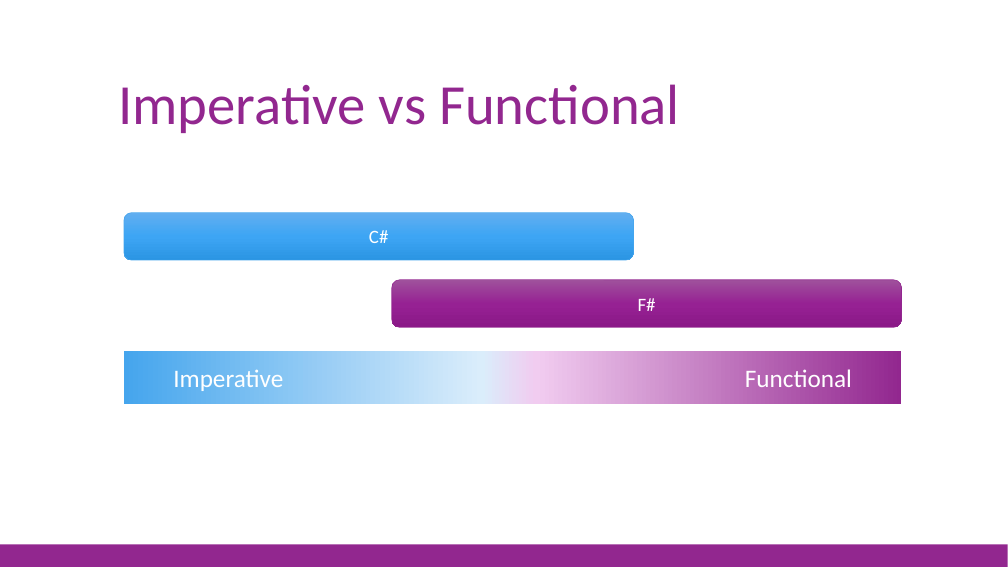
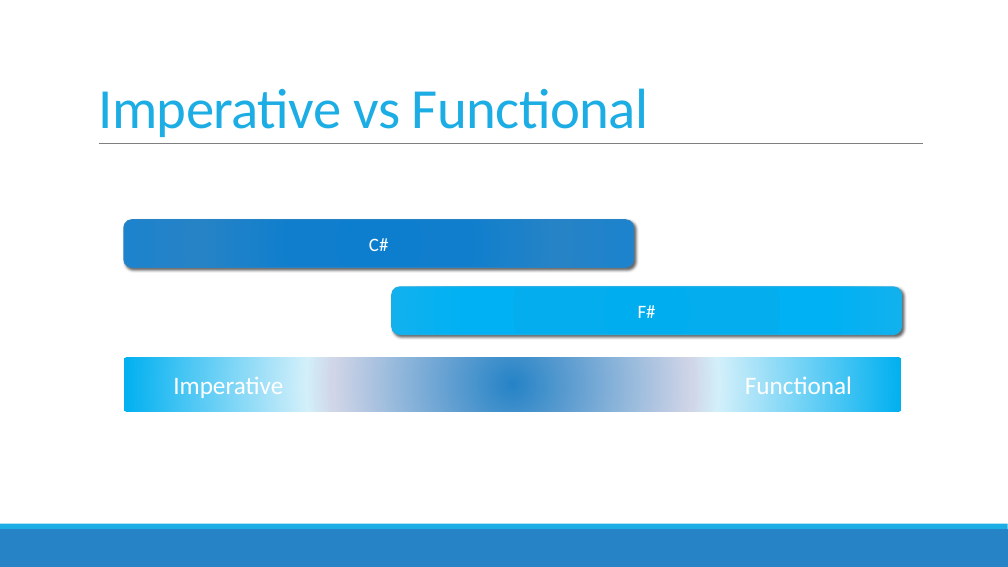
Before and after one commit to jorgef/fsharpworkshop, a slide deck: slide 11 of FSharpWorkshop_Slides.pptx (slide 13 before the commit). Drawn at 1008x567 pixels with LibreOffice and Linux fonts; fonts in the diff are those of the drawing. Boxes give left, top, right and bottom in pixels: in the first picture for what was removed or moved away, otherwise in the second. Text is boxed around its words. In the diff, an @@ line names an element or a change of style, - is before the commit and + after.

```diff
--- a/FSharpWorkshop_Slides.pptx
+++ b/FSharpWorkshop_Slides.pptx
@@ title "Imperative vs Functional": place and size @@
-title "Imperative vs Functional" at <box>118,84,680,133</box>
+title "Imperative vs Functional" at <box>98,88,649,137</box>
@@ title "Imperative vs Functional" at <box>98,88,649,137</box>: text colour #92278F to #1CADE4, letter spacing 0 to -0.5 pt; line spacing 0.9 to 0.85 @@
@@ line added from (99, 144) to (923, 144), #808080 0.5 pt @@
@@ rounded rectangle "C#": place and size @@
-rounded rectangle "C#" at <box>124,212,634,260</box>
+rounded rectangle "C#" at <box>124,220,634,268</box>
@@ rounded rectangle "C#" at <box>124,220,634,268</box>: fill gradient #62AFF1 to #3DA6F5 to #2C95E4 to gradient #0D7ECF to #117ECD to #2683C6 to #1E84CE; outline #45A5ED 0.5 pt to #2683C6 1 pt; shadow on @@
@@ rounded rectangle "F#": place and size @@
-rounded rectangle "F#" at <box>392,280,901,327</box>
+rounded rectangle "F#" at <box>392,287,901,335</box>
@@ rounded rectangle "F#" at <box>392,287,901,335</box>: fill gradient #9F519D to #972294 to #8B1988 to gradient #00ADEF to #03ADEE to #00B1F5 to #12B1EE; outline #92278F 0.5 pt to #1CADE4 1 pt; shadow on @@
@@ rectangle "Imperative Functional": place and size @@
-rectangle "Imperative Functional" at <box>124,351,902,405</box>
+rectangle "Imperative Functional" at <box>124,358,902,411</box>
@@ rectangle "Imperative Functional" at <box>124,358,902,411</box>: fill gradient #45A5ED to #DAEDFB to #F1CCF0 to #92278F to gradient #2683C6 to #D0D5E7 to #D2EFFA to #00B0F0 @@
@@ rectangle: place and size @@
-rectangle at <box>0,544,1008,567</box>
+rectangle at <box>0,529,1008,567</box>
@@ rectangle at <box>0,529,1008,567</box>: fill #92278F to #2683C6 @@
@@ rectangle added at <box>0,524,1008,529</box>, fill #1CADE4 @@
```
Also in this commit, not shown: 80 other slides changed, 2 slides added, 5 slides removed, 1 other file.
